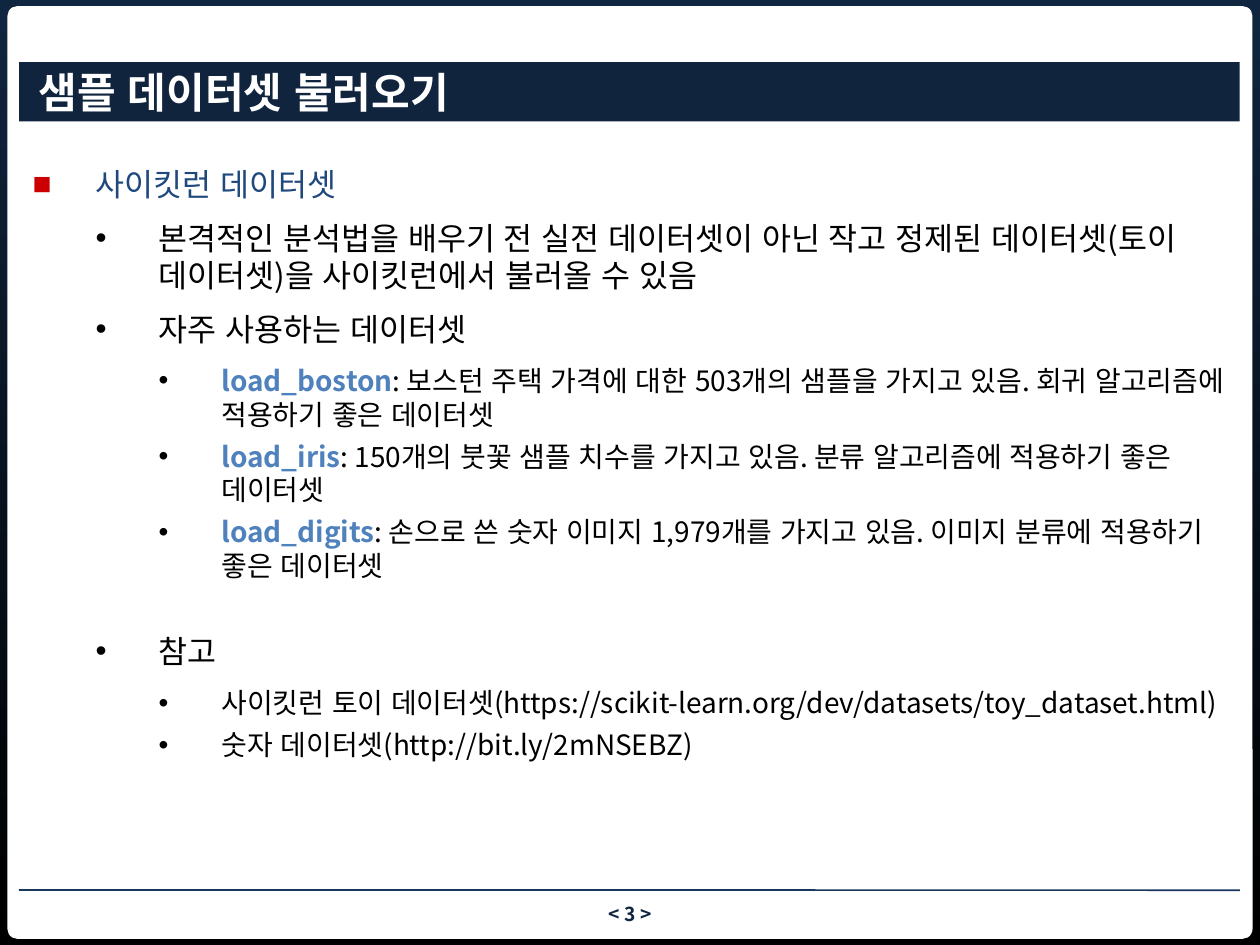
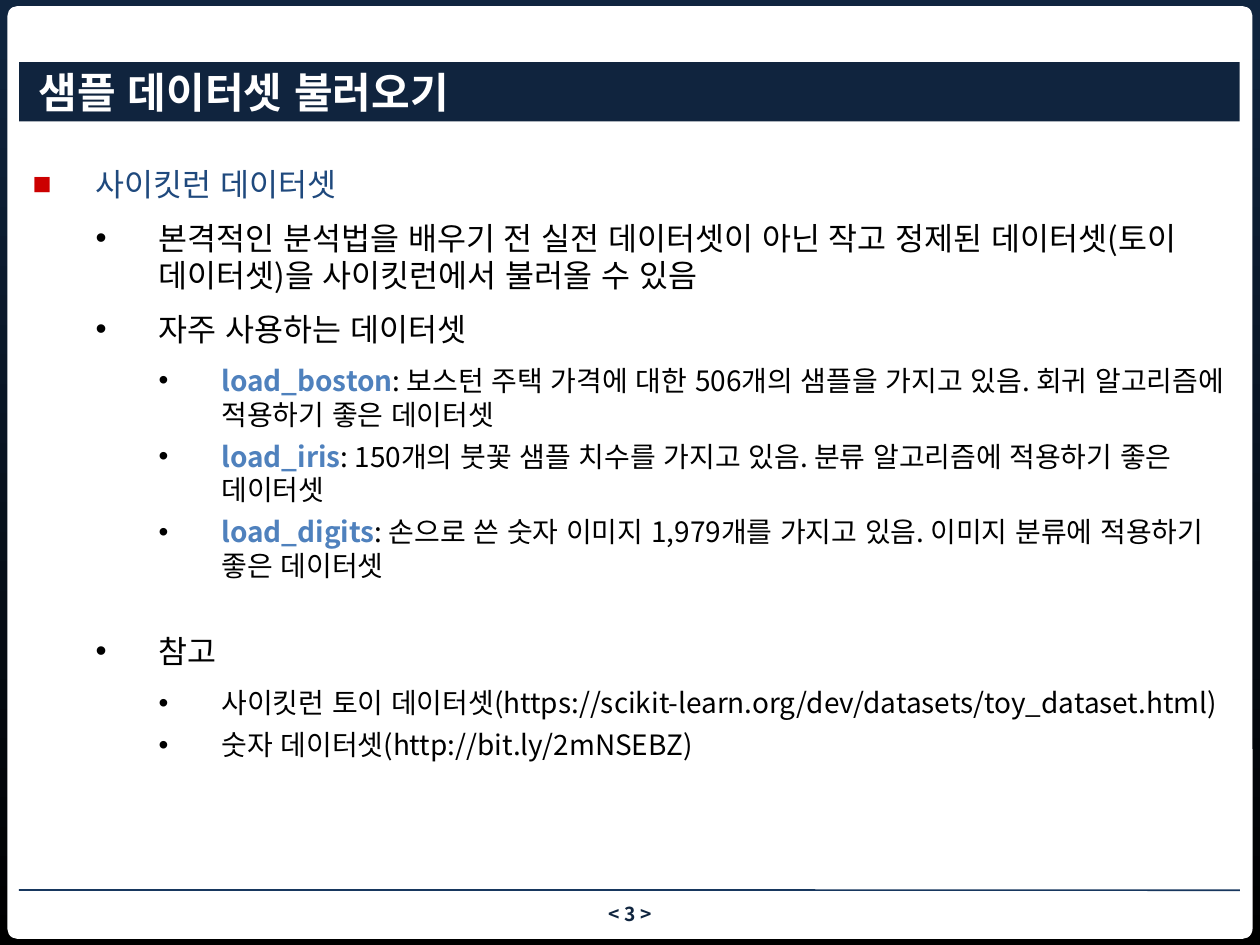
Before and after one commit to nhkim55/bigdata_fintech_python, a slide deck: slide 3 of ch3 입력과 출력.pptx. Drawn at 1260x945 pixels with LibreOffice and Linux fonts; fonts in the diff are those of the drawing; background and template pictures are left out. Boxes give left, top, right and bottom in pixels: in the first picture for what was removed or moved away, otherwise in the second. Text is boxed around its words. In the diff, an @@ line names an element or a change of style, - is before the commit and + after.

```diff
--- a/ch3 입력과 출력.pptx
+++ b/ch3 입력과 출력.pptx
@@ text at <box>222,368,1223,428</box>: text changed @@
-    • load_boston: 보스턴 주택 가격에 대한 503개의 샘플을 가지고 있음. 회귀 알고리즘에 적용하기 좋은 데이터셋
+    • load_boston: 보스턴 주택 가격에 대한 506개의 샘플을 가지고 있음. 회귀 알고리즘에 적용하기 좋은 데이터셋
```
Also in this commit, not shown: 2 other slides changed, 1 slide removed.
